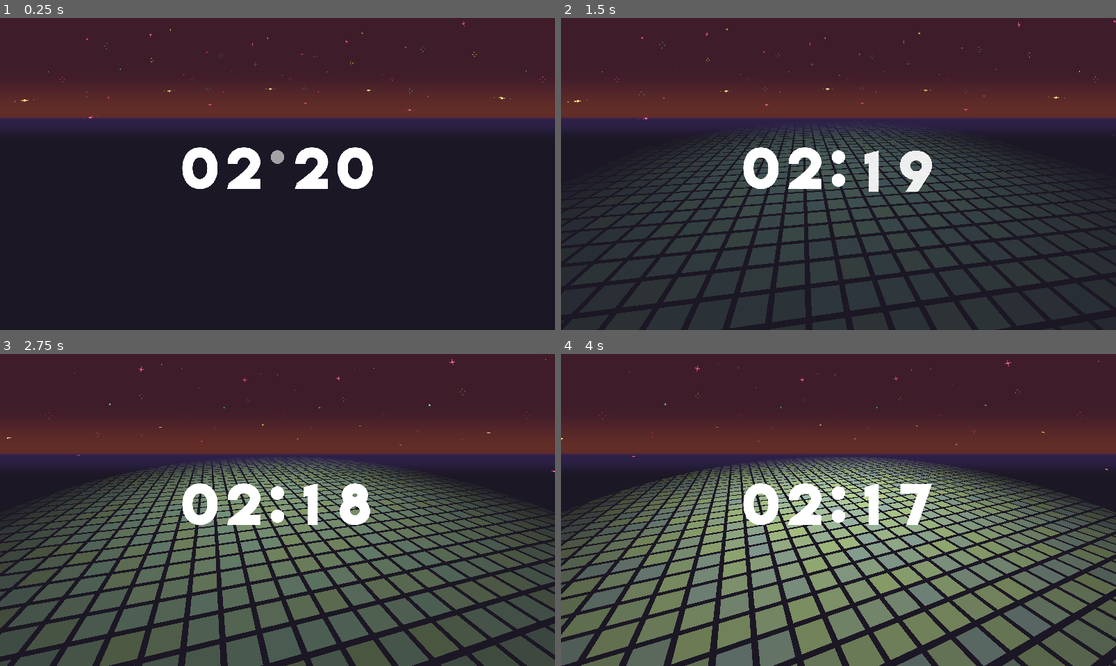
Above: before the commit, frames 1-4 (two rows, left to right).
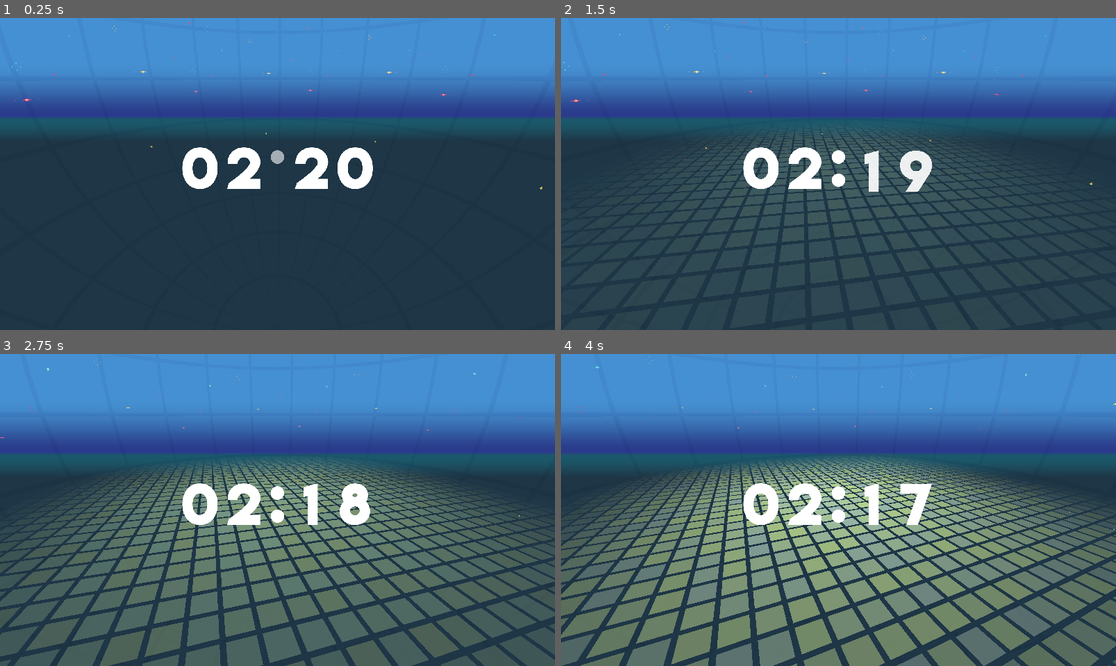
Above: after the commit, the same moments.

Repository: Tralexium/FA2021Countdown
Game: Godot game, scene res://Scenes/Main.tscn
Same seed, same stepped clock (60 frames per second), same inputs: the game is played once before the commit and once after it. Sound files missing from this copy of the repository are replaced by a short silence.
Inputs:
- Up to frame 1 (0.25 s): no input
- Up to frame 2 (1.5 s): no input
- Up to frame 3 (2.75 s): no input
- Up to frame 4 (4 s): no input

The runs differ from the first frame. In frame 1, 98% of the frame differs, in the area x 0-100%, y 0-100%; in frame 2, 75%; in frame 3, 60%; in frame 4, 58%.

Commit message:
Added skybox texture, Fixed code not passing the uniforms correctly to the skybox

Diff:
--- a/Resources/env_colors_1.tres
+++ b/Resources/env_colors_1.tres
@@ -1,5 +1,5 @@
 [gd_resource type="Gradient" format=2]
 
 [resource]
-offsets = PoolRealArray( 0, 0.32381, 0.661905, 1 )
-colors = PoolColorArray( 0.588638, 0.802225, 0.902344, 1, 0.760513, 0.988281, 0.945575, 1, 0.194046, 0.207429, 0.316406, 1, 0.266118, 0.265015, 0.40625, 1 )
+offsets = PoolRealArray( 0.0047619, 0.32381, 0.661905, 1 )
+colors = PoolColorArray( 0.273666, 0.568148, 0.824219, 1, 0.168627, 0.343964, 0.54902, 1, 0.107117, 0.348104, 0.421875, 1, 0.119171, 0.214322, 0.277344, 1 )
--- a/Resources/env_colors_3.tres
+++ b/Resources/env_colors_3.tres
@@ -2,4 +2,4 @@
 
 [resource]
 offsets = PoolRealArray( 0, 0.32381, 0.661905, 1 )
-colors = PoolColorArray( 0.294118, 0.490196, 0.831373, 1, 0.460568, 0.892249, 0.760721, 1, 0.691632, 0.953125, 0.376038, 1, 0.294118, 0.490196, 0.831373, 1 )
+colors = PoolColorArray( 0.25098, 0.113725, 0.168627, 1, 0.392157, 0.180392, 0.156863, 1, 0.180392, 0.129412, 0.286275, 1, 0.113725, 0.0941176, 0.145098, 1 )
--- /dev/null
+++ b/Resources/skybox_shader.tres
@@ -0,0 +1,46 @@
+[gd_resource type="ShaderMaterial" load_steps=3 format=2]
+
+[ext_resource path="res://Assets/skybox_texture.png" type="Texture" id=1]
+
+[sub_resource type="Shader" id=1]
+code = "shader_type spatial;
+render_mode cull_front, unshaded;
+
+uniform sampler2D tex : hint_albedo;
+uniform float horizon_point : hint_range(0.0, 1.0) = 0.5;
+uniform float horizon_length;
+uniform float ground_horizon_length;
+uniform float horizon_blend_length;
+uniform vec4 sky_col : hint_color;
+uniform vec4 horizon_col : hint_color;
+uniform vec4 ground_horizon_col : hint_color;
+uniform vec4 ground_col : hint_color;
+
+
+void fragment() {
+	vec4 _final_col = vec4(0.0);
+
+	if(SCREEN_UV.y > horizon_point + horizon_blend_length) {
+		_final_col = mix(horizon_col, sky_col, smoothstep(horizon_point + horizon_blend_length, horizon_point + horizon_length, SCREEN_UV.y));
+	}
+	else if (SCREEN_UV.y < horizon_point + horizon_blend_length && SCREEN_UV.y > horizon_point - horizon_blend_length) {
+		_final_col = mix(ground_horizon_col, horizon_col, smoothstep(horizon_point - horizon_blend_length, horizon_point + horizon_blend_length, SCREEN_UV.y));
+	}
+	else {
+		_final_col = mix(ground_col, ground_horizon_col, smoothstep(horizon_point - ground_horizon_length, horizon_point - horizon_blend_length, SCREEN_UV.y));
+	}
+
+	ALBEDO = _final_col.rgb * texture(tex, UV*vec2(1.5, .75)).rgb;
+}"
+
+[resource]
+shader = SubResource( 1 )
+shader_param/horizon_point = 0.68
+shader_param/horizon_length = 0.18
+shader_param/ground_horizon_length = 0.083
+shader_param/horizon_blend_length = 0.007
+shader_param/sky_col = Color( 0.286275, 0.466667, 0.623529, 1 )
+shader_param/horizon_col = Color( 0.168627, 0.231373, 0.54902, 1 )
+shader_param/ground_horizon_col = Color( 0.0901961, 0.207843, 0.239216, 1 )
+shader_param/ground_col = Color( 0.054902, 0.129412, 0.156863, 1 )
+shader_param/tex = ExtResource( 1 )
--- a/Scenes/Main.gd
+++ b/Scenes/Main.gd
@@ -37,7 +37,8 @@
 
 	nDiscoFloor.intensity = energy
 	nDiscoFloor.rotate_y(0.1*delta)
-	nStarSkyboxLayer.rotate_y(0.025*delta)
+	nStarSkyboxLayer.rotate_y(0.03*delta)
+	nSkyBox.rotate_y(-0.03*delta)
 
 
 func _change_color_schemes() -> void:
--- a/Scenes/Main.tscn
+++ b/Scenes/Main.tscn
@@ -1,55 +1,14 @@
-[gd_scene load_steps=10 format=2]
+[gd_scene load_steps=9 format=2]
 
 [ext_resource path="res://Scenes/UI/Timer.tscn" type="PackedScene" id=1]
 [ext_resource path="res://Scenes/3D/DiscoFloor.tscn" type="PackedScene" id=2]
 [ext_resource path="res://Assets/Music/track_1.mp3" type="AudioStream" id=3]
 [ext_resource path="res://Scenes/Main.gd" type="Script" id=4]
 [ext_resource path="res://Scenes/3D/StarSkyboxLayer.tscn" type="PackedScene" id=5]
+[ext_resource path="res://Resources/skybox_shader.tres" type="Material" id=6]
 [ext_resource path="res://Scenes/SkyController.gd" type="Script" id=7]
 
-[sub_resource type="Shader" id=1]
-code = "shader_type spatial;
-render_mode cull_front, unshaded;
-
-uniform float horizon_point : hint_range(0.0, 1.0) = 0.5;
-uniform float horizon_length;
-uniform float ground_horizon_length;
-uniform float horizon_blend_length;
-uniform vec4 sky_col : hint_color;
-uniform vec4 horizon_col : hint_color;
-uniform vec4 ground_horizon_col : hint_color;
-uniform vec4 ground_col : hint_color;
-
-
-void fragment() {
-	vec4 _final_col = vec4(0.0);
-
-	if(SCREEN_UV.y > horizon_point + horizon_blend_length) {
-		_final_col = mix(horizon_col, sky_col, smoothstep(horizon_point + horizon_blend_length, horizon_point + horizon_length, SCREEN_UV.y));
-	}
-	else if (SCREEN_UV.y < horizon_point + horizon_blend_length && SCREEN_UV.y > horizon_point - horizon_blend_length) {
-		_final_col = mix(ground_horizon_col, horizon_col, smoothstep(horizon_point - horizon_blend_length, horizon_point + horizon_blend_length, SCREEN_UV.y));
-	}
-	else {
-		_final_col = mix(ground_col, ground_horizon_col, smoothstep(horizon_point - ground_horizon_length, horizon_point - horizon_blend_length, SCREEN_UV.y));
-	}
-
-	ALBEDO = _final_col.rgb;
-}"
-
-[sub_resource type="ShaderMaterial" id=2]
-shader = SubResource( 1 )
-shader_param/horizon_point = 0.68
-shader_param/horizon_length = 0.148
-shader_param/ground_horizon_length = 0.073
-shader_param/horizon_blend_length = 0.007
-shader_param/sky_col = Color( 0.25098, 0.113725, 0.168627, 1 )
-shader_param/horizon_col = Color( 0.392157, 0.180392, 0.156863, 1 )
-shader_param/ground_horizon_col = Color( 0.180392, 0.129412, 0.286275, 1 )
-shader_param/ground_col = Color( 0.113725, 0.0941176, 0.145098, 1 )
-
 [sub_resource type="SphereMesh" id=3]
-material = SubResource( 2 )
 
 [node name="Main" type="Node"]
 script = ExtResource( 4 )
@@ -57,14 +16,14 @@
 [node name="3DWorld" type="Spatial" parent="."]
 
 [node name="SkyBox" type="MeshInstance" parent="3DWorld"]
-transform = Transform( 110, 0, 0, 0, 110, 0, 0, 0, 110, 0, 32.5294, 0 )
+transform = Transform( 150, 0, 0, 0, 150, 0, 0, 0, 150, 0, 32.5294, 0 )
 mesh = SubResource( 3 )
 skeleton = NodePath("../..")
-material/0 = null
+material/0 = ExtResource( 6 )
 script = ExtResource( 7 )
 
 [node name="StarSkyboxLayer" parent="3DWorld" instance=ExtResource( 5 )]
-transform = Transform( 100, 0, 0, 0, 100, 0, 0, 0, 100, 0, -6.42372, 0 )
+transform = Transform( 140, 0, 0, 0, 140, 0, 0, 0, 140, 0, -7.45802, 0 )
 skeleton = NodePath("../..")
 
 [node name="DiscoFloor" parent="3DWorld" instance=ExtResource( 2 )]
--- a/Scenes/SkyController.gd
+++ b/Scenes/SkyController.gd
@@ -25,20 +25,28 @@
 	nTween = Tween.new()
 	add_child(nTween)
 	nTween.connect("tween_all_completed", self, "_on_tween_all_completed")
+	_update_sets()
 	_update_color_vars()
 
 
 func _process(delta: float) -> void:
 	if mix_strength != old_mix_strength:
 		old_mix_strength = mix_strength
-
-		sky_top_color         = cur_set.get_color(0).linear_interpolate(next_set.get_color(0), mix_strength)
-		sky_horizon_color     = cur_set.get_color(1).linear_interpolate(next_set.get_color(1), mix_strength)
-		ground_bottom_color   = cur_set.get_color(2).linear_interpolate(next_set.get_color(2), mix_strength)
-		ground_horizon_color  = cur_set.get_color(3).linear_interpolate(next_set.get_color(3), mix_strength)
+		_update_color_vars()
 
 
 func _update_color_vars() -> void:
+	sky_top_color         = cur_set.get_color(0).linear_interpolate(next_set.get_color(0), mix_strength)
+	sky_horizon_color     = cur_set.get_color(1).linear_interpolate(next_set.get_color(1), mix_strength)
+	ground_horizon_color  = cur_set.get_color(2).linear_interpolate(next_set.get_color(2), mix_strength)
+	ground_bottom_color   = cur_set.get_color(3).linear_interpolate(next_set.get_color(3), mix_strength)
+	get_active_material(0).set_shader_param("sky_col", sky_top_color)
+	get_active_material(0).set_shader_param("sky_horizon_col", sky_horizon_color)
+	get_active_material(0).set_shader_param("ground_col", ground_bottom_color)
+	get_active_material(0).set_shader_param("ground_horizon_col", ground_horizon_color)
+
+
+func _update_sets() -> void:
 	cur_set = color_set[current_col_set % total_sets]
 	next_set = color_set[(current_col_set + 1) % total_sets]
 
@@ -52,4 +60,4 @@
 func _on_tween_all_completed() -> void:
 	mix_strength = 0.0
 	current_col_set += 1
-	_update_color_vars()
+	_update_sets()
--- a/default_env.tres
+++ b/default_env.tres
@@ -1,12 +1,8 @@
 [gd_resource type="Environment" load_steps=2 format=2]
 
 [sub_resource type="ProceduralSky" id=1]
-sky_top_color = Color( 0.717647, 0.843137, 0.901961, 1 )
-sky_horizon_color = Color( 0.486275, 0.560784, 0.615686, 1 )
 sky_curve = 0.372695
 sky_energy = 1.02
-ground_bottom_color = Color( 0.376471, 0.447059, 0.513726, 1 )
-ground_horizon_color = Color( 0.6, 0.698039, 0.745098, 1 )
 ground_energy = 1.23
 sun_latitude = -100.0
 
Binary file added: Assets/skybox_texture.png
Not shown, added: Assets/skybox_texture.png.import
